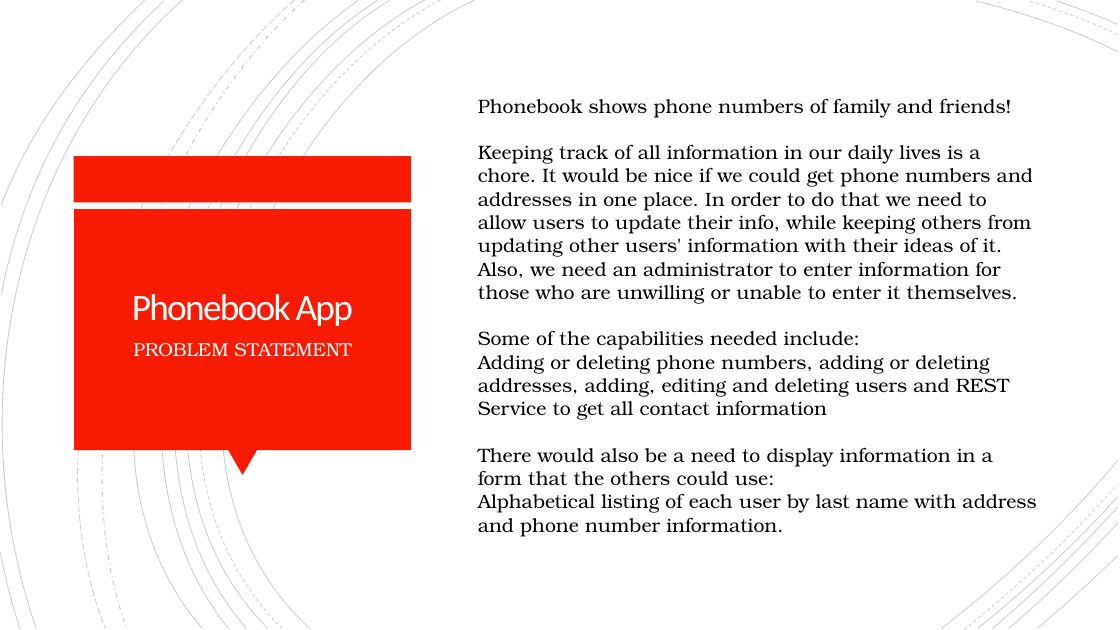
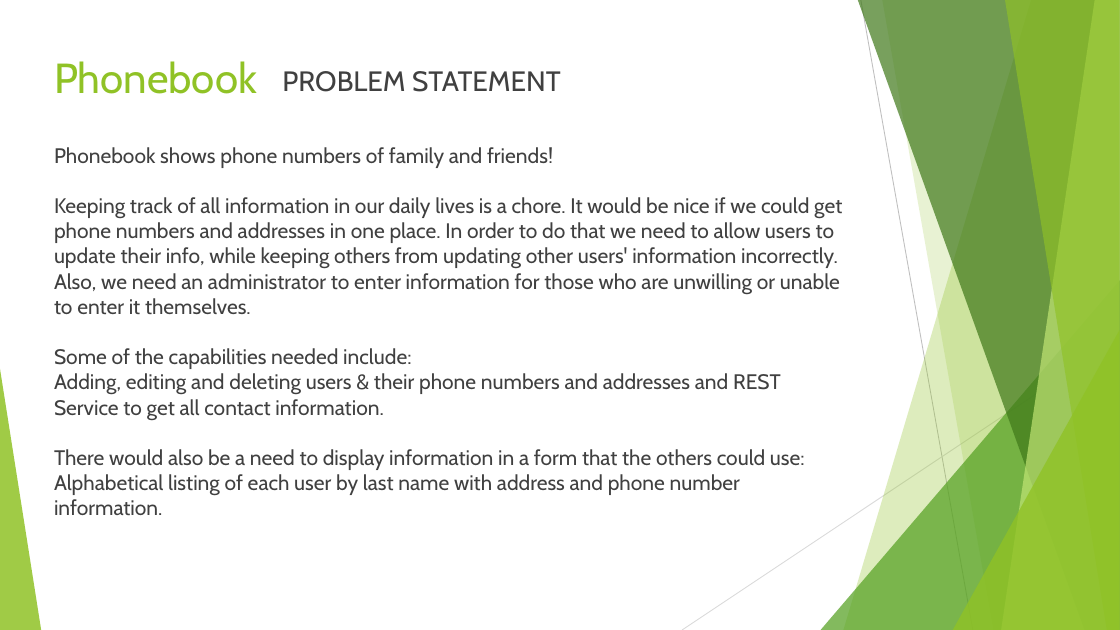
Before and after one commit to dennisfhelt/Phonebook, a slide deck: slide 2 of Presentation.pptx. Drawn at 1120x630 pixels with LibreOffice and Linux fonts; fonts in the diff are those of the drawing. Boxes give left, top, right and bottom in pixels: in the first picture for what was removed or moved away, otherwise in the second. Text is boxed around its words. In the diff, an @@ line names an element or a change of style, - is before the commit and + after.

Commit message:
Updating presentation

```diff
--- a/Presentation.pptx
+++ b/Presentation.pptx
@@ group removed at (0,0,1118,630): 21 freeform shapes @@
@@ title at (54,61,257,94): text changed; size 32 to 36 pt; font Calibri to Cabin; text colour #FFFEFF to #90C226 @@
-Phonebook App
+Phonebook
@@ text "PROBLEM STATEMENT": place and size @@
-text "PROBLEM STATEMENT" at (133,343,351,357)
+text "PROBLEM STATEMENT" at (282,71,561,92)
@@ text "PROBLEM STATEMENT" at (282,71,561,92): size 16 to 24 pt, font TeX Gyre Bonum to Cabin, text colour #FFFEFF to #404040; alignment centre to left; line spacing 1.2 to 1 @@
@@ text "Phonebook shows phone numbers of ...": place and size @@
-text "Phonebook shows phone numbers of ..." at (478,98,1036,537)
+text "Phonebook shows phone numbers of ..." at (54,147,842,515)
@@ text "Phonebook shows phone numbers of ..." at (54,147,842,515): vertical alignment middle to top @@
@@ text at (54,147,805,515): size 16.6 to 18 pt, font TeX Gyre Bonum to Cabin, text colour #000000 to #404040 in "Phonebook shows phone numbers of family and ...", "Some of the capabilities needed include:", "There would also be a need to ...", "Alphabetical listing of each user by last ..." @@
@@ rectangle removed at (74,156,412,202) @@
@@ text at (54,197,842,314): text changed; size 16.6 to 18 pt; font TeX Gyre Bonum to Cabin; text colour #000000 to #404040 @@
-Keeping track of all information in our daily lives is a chore. It would be nice if we could get phone numbers and addresses in one place. In order to do that we need to allow users to update their info, while keeping others from updating other users' information with their ideas of it. Also, we need an administrator to enter information for those who are unwilling or unable to enter it themselves.
+Keeping track of all information in our daily lives is a chore. It would be nice if we could get phone numbers and addresses in one place. In order to do that we need to allow users to update their info, while keeping others from updating other users' information incorrectly. Also, we need an administrator to enter information for those who are unwilling or unable to enter it themselves.
@@ rectangle removed at (74,209,411,450) @@
@@ group added at (0,0,1120,630): 5 freeform shapes, 3 triangles, 2 lines @@
@@ text at (54,373,781,420): text changed; size 16.6 to 18 pt; font TeX Gyre Bonum to Cabin; text colour #000000 to #404040 @@
-Adding or deleting phone numbers, adding or deleting addresses, adding, editing and deleting users and REST Service to get all contact information
+Adding, editing and deleting users & their phone numbers and addresses and REST Service to get all contact information.
@@ triangle removed at (228,450,257,476) @@
```
Also in this commit, not shown: 3 slides added, 1 slide removed, 1 other file.
